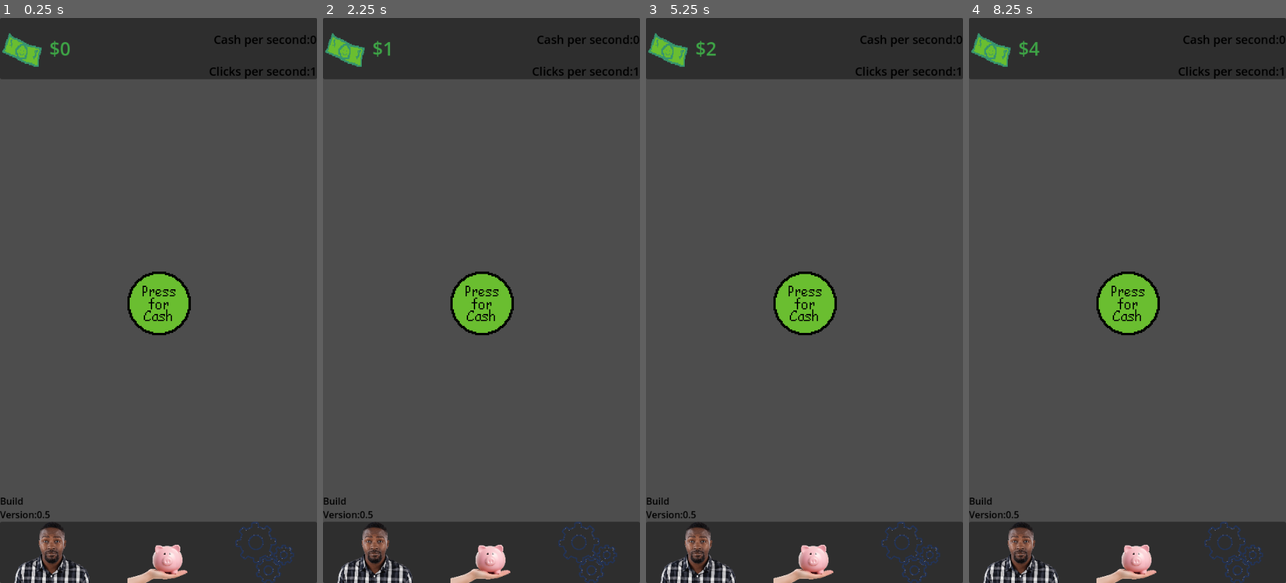
Above: before the commit, frames 1-4 (left to right).
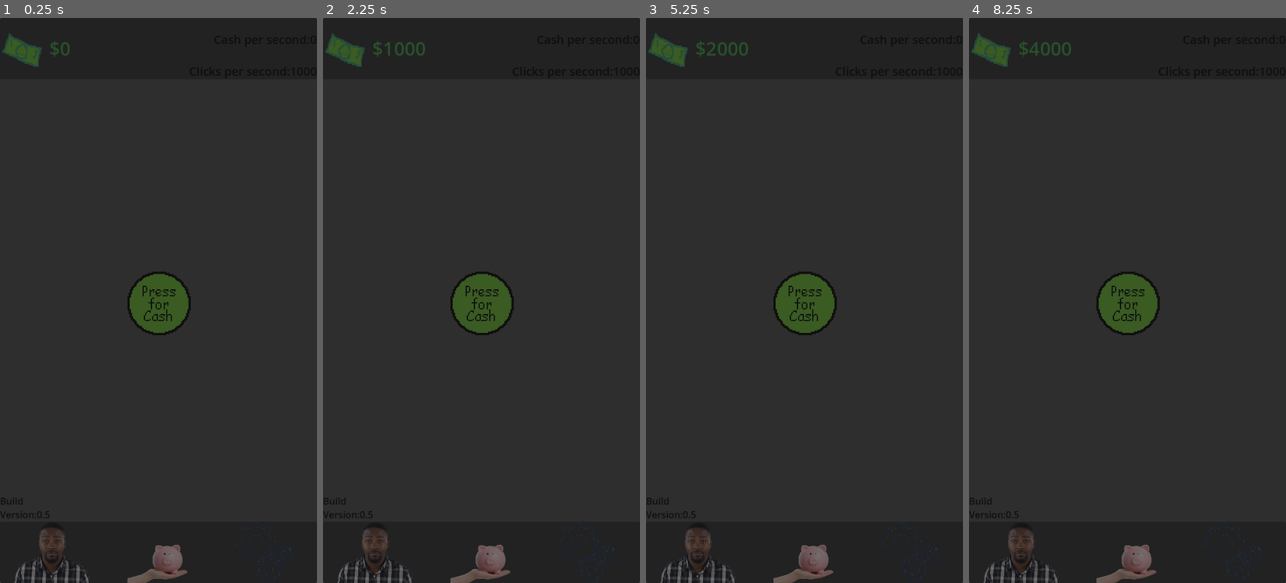
Above: after the commit, the same moments.

Repository: digitalpotato96/Clicker_Game
Game: Godot game, scene res://Scenes/Root.tscn
Two runs of this game, one before a commit and one after it. Both use one fixed random seed, a clock stepped at 60 frames per second and the inputs below.
Inputs (mouse positions are in pixels of both pictures, inside the frame that each line leads up to):
- Up to frame 1 (0.25 s): no input
- Up to frame 2 (2.25 s): click (481, 554) at 0.5 s; click (589, 554) at 1.25 s; click (481, 306) at 2 s
- Up to frame 3 (5.25 s): click (696, 554) at 2.75 s; click (696, 554) at 3.5 s; click (804, 554) at 4.25 s; click (804, 306) at 5 s
- Up to frame 4 (8.25 s): click (1019, 554) at 5.75 s; click (1127, 554) at 6.5 s; click (1127, 306) at 7.25 s; tap Enter at 8 s

The runs differ from the first frame. In frame 1, 80% of the frame differs, in the area x 0-100%, y 2-100%; in frame 2, 80%; in frame 3, 80%; in frame 4, 80%.

Commit message:
Actual v1.5
Added a basic menu, shop scene, and audio files :].

Diff:
--- a/Legacy/Scenes/Main_UI.tscn
+++ b/Legacy/Scenes/Main_UI.tscn
@@ -1,9 +1,9 @@
 [gd_scene load_steps=6 format=3 uid="uid://bwl5rqw6jhicr"]
 
 [ext_resource type="Script" uid="uid://pmofxmqdd121" path="res://Legacy/Scripts/MainUI.gd" id="1_1b2bo"]
-[ext_resource type="Texture2D" uid="uid://bblxwa3dj8uoc" path="res://Sprites/piggy.png" id="2_v2k75"]
+[ext_resource type="Texture2D" uid="uid://bblxwa3dj8uoc" path="res://Sprites/Placeholder images/piggy.png" id="2_v2k75"]
 [ext_resource type="Texture2D" uid="uid://cfvbx5510oq1o" path="res://Sprites/dollar.png" id="3_wk3fd"]
-[ext_resource type="Texture2D" uid="uid://cfovc2jo6at3l" path="res://Sprites/setting placeholder.png" id="4_w0gnm"]
+[ext_resource type="Texture2D" uid="uid://cfovc2jo6at3l" path="res://Sprites/Placeholder images/setting placeholder.png" id="4_w0gnm"]
 [ext_resource type="Texture2D" uid="uid://b52cmpthoeur0" path="res://Legacy/Assets/Point.png" id="5_v2k75"]
 
 [node name="Main ui" type="CanvasLayer"]
--- a/Legacy/Scenes/shop_scene.tscn
+++ b/Legacy/Scenes/shop_scene.tscn
@@ -6,7 +6,7 @@
 [ext_resource type="Texture2D" uid="uid://c68k5wxc7dxc2" path="res://Legacy/Assets/Shop/Spud_talk.png" id="3_jwdga"]
 [ext_resource type="Texture2D" uid="uid://cfvbx5510oq1o" path="res://Sprites/dollar.png" id="4_jwdga"]
 [ext_resource type="Texture2D" uid="uid://d0knuymwg47rp" path="res://Legacy/Assets/Shop/plank.png" id="4_nkmxo"]
-[ext_resource type="Texture2D" uid="uid://cfovc2jo6at3l" path="res://Sprites/setting placeholder.png" id="5_uxpe5"]
+[ext_resource type="Texture2D" uid="uid://cfovc2jo6at3l" path="res://Sprites/Placeholder images/setting placeholder.png" id="5_uxpe5"]
 [ext_resource type="Texture2D" uid="uid://b52cmpthoeur0" path="res://Legacy/Assets/Point.png" id="6_uxpe5"]
 
 [sub_resource type="Animation" id="Animation_bf58t"]
--- a/Scenes/Root.tscn
+++ b/Scenes/Root.tscn
@@ -4,15 +4,16 @@
 [ext_resource type="Script" uid="uid://bn8si3ceu8npx" path="res://Scripts/Counter.gd" id="1_kqog5"]
 [ext_resource type="Script" uid="uid://billr0gixlytx" path="res://Scripts/Extra.gd" id="1_oss8w"]
 [ext_resource type="Script" uid="uid://ddak1c14lxvje" path="res://Scenes/Menus_Interactions.gd" id="4_b3i5h"]
-[ext_resource type="Texture2D" uid="uid://bgixaqm1a5kbu" path="res://Sprites/Custom placeholder.png" id="4_is6ib"]
-[ext_resource type="Texture2D" uid="uid://cfovc2jo6at3l" path="res://Sprites/setting placeholder.png" id="4_oss8w"]
-[ext_resource type="Texture2D" uid="uid://bblxwa3dj8uoc" path="res://Sprites/piggy.png" id="4_pl8e4"]
-[ext_resource type="PackedScene" uid="uid://dxaurdtg58xtt" path="res://main_clciker_scene.tscn" id="4_sxhdm"]
+[ext_resource type="Texture2D" uid="uid://bgixaqm1a5kbu" path="res://Sprites/Placeholder images/Custom placeholder.png" id="4_is6ib"]
+[ext_resource type="Texture2D" uid="uid://cfovc2jo6at3l" path="res://Sprites/Placeholder images/setting placeholder.png" id="4_oss8w"]
+[ext_resource type="Texture2D" uid="uid://bblxwa3dj8uoc" path="res://Sprites/Placeholder images/piggy.png" id="4_pl8e4"]
+[ext_resource type="PackedScene" uid="uid://dxaurdtg58xtt" path="res://Scenes/main_clicker_scene.tscn" id="8_b3i5h"]
 
 [node name="Main" type="Node"]
 script = ExtResource("1_oss8w")
 
 [node name="Counter" type="PanelContainer" parent="."]
+z_index = 2
 anchors_preset = -1
 anchor_right = 1.0
 anchor_bottom = 0.052
@@ -66,6 +67,7 @@
 vertical_alignment = 2
 
 [node name="Menu-Buttons" type="PanelContainer" parent="."]
+z_index = 2
 anchors_preset = -1
 anchor_top = 0.946
 anchor_right = 1.0
@@ -100,12 +102,14 @@
 stretch_mode = 5
 
 [node name="BuildVersion" type="RichTextLabel" parent="."]
+z_index = 2
 anchors_preset = -1
 anchor_top = 0.874
-anchor_bottom = 0.891
+anchor_right = 0.215
+anchor_bottom = 1.0
 offset_top = -15.04
-offset_right = 116.0
-offset_bottom = -0.360046
+offset_right = -0.0999985
+offset_bottom = -105.0
 grow_vertical = 0
 size_flags_horizontal = 3
 theme_override_colors/default_color = Color(0, 0, 0, 1)
@@ -114,9 +118,18 @@
 fit_content = true
 vertical_alignment = 2
 
+[node name="Settings" type="Panel" parent="."]
+z_index = 3
+texture_filter = 1
+anchors_preset = 15
+anchor_right = 1.0
+anchor_bottom = 1.0
+grow_horizontal = 2
+grow_vertical = 2
+
 [node name="Added scene here" type="Node" parent="."]
 
-[node name="Main-Clciker-Scene" parent="Added scene here" instance=ExtResource("4_sxhdm")]
+[node name="Main-Clicker-Scene" parent="Added scene here" instance=ExtResource("8_b3i5h")]
 
 [connection signal="toggled" from="Menu-Buttons/HBoxContainer/Custom" to="Menu-Buttons" method="_on_custom_toggled"]
 [connection signal="pressed" from="Menu-Buttons/HBoxContainer/Shop" to="Menu-Buttons" method="_on_shop_pressed"]
--- /dev/null
+++ b/Scenes/main_clicker_scene.tscn
@@ -0,0 +1,35 @@
+[gd_scene load_steps=4 format=3 uid="uid://dxaurdtg58xtt"]
+
+[ext_resource type="Texture2D" uid="uid://ximrseswof51" path="res://Sprites/Money button.png" id="1_8bslk"]
+[ext_resource type="Script" uid="uid://2s8lhkynh6gp" path="res://Scripts/test_clicker.gd" id="2_eby46"]
+[ext_resource type="AudioStream" uid="uid://bbcys4ltrdquh" path="res://Audio/Sfx/Placeholder/A cash 1.wav" id="3_eby46"]
+
+[node name="Main-Clicker-Scene" type="Control"]
+layout_mode = 3
+anchors_preset = 15
+anchor_right = 1.0
+anchor_bottom = 1.0
+grow_horizontal = 2
+grow_vertical = 2
+
+[node name="Clicker" type="TextureButton" parent="."]
+layout_mode = 1
+anchors_preset = -1
+anchor_left = 0.401852
+anchor_top = 0.448958
+anchor_right = 0.601481
+anchor_bottom = 0.56125
+offset_right = 872.2
+offset_bottom = 872.2
+grow_horizontal = 2
+grow_vertical = 2
+scale = Vector2(0.11, 0.11)
+texture_normal = ExtResource("1_8bslk")
+stretch_mode = 0
+script = ExtResource("2_eby46")
+
+[node name="AudioStreamPlayer" type="AudioStreamPlayer" parent="."]
+stream = ExtResource("3_eby46")
+pitch_scale = 0.01
+
+[connection signal="pressed" from="Clicker" to="Clicker" method="_on_pressed"]
--- /dev/null
+++ b/Scenes/shop_scene.tscn
@@ -0,0 +1,25 @@
+[gd_scene load_steps=2 format=3 uid="uid://dsixpab08jebg"]
+
+[ext_resource type="Texture2D" uid="uid://ctwcvfvtk2bp7" path="res://Sprites/Spud/Spud-talk.png" id="1_4li1v"]
+
+[node name="Shop-Scene" type="Control"]
+layout_mode = 3
+anchors_preset = 15
+anchor_right = 1.0
+anchor_bottom = 1.0
+grow_horizontal = 2
+grow_vertical = 2
+
+[node name="Spud" type="TextureRect" parent="."]
+layout_mode = 1
+anchors_preset = 3
+anchor_left = 1.0
+anchor_top = 1.0
+anchor_right = 1.0
+anchor_bottom = 1.0
+offset_left = -235.0
+offset_top = -346.0
+offset_bottom = -95.0
+grow_horizontal = 0
+grow_vertical = 0
+texture = ExtResource("1_4li1v")
--- a/Scripts/Globals.gd
+++ b/Scripts/Globals.gd
@@ -1,7 +1,7 @@
 extends Node
 
 var cash :int = 0
-var Clicks_per_Second :int = 1
+var Clicks_per_Second :int = 1000
 var Cash_per_Second :int = 0
 
 #scenes
--- a/Scripts/test_clicker.gd
+++ b/Scripts/test_clicker.gd
@@ -2,8 +2,18 @@
 
 var CashFX = Globals.Casheffect
 
-func _on_pressed() -> void:
+func Cash_effect():
 	Globals.cash += Globals.Clicks_per_Second
 	var I_CashFX = CashFX.instantiate()
 	$"..".add_child(I_CashFX)
+pass
+
+func Cash_Soundeffect():
+	$"../AudioStreamPlayer".pitch_scale = randi_range(-1,2)
+	$"../AudioStreamPlayer".play()
+pass
+
+func _on_pressed() -> void:
+	Cash_effect()
+	Cash_Soundeffect()
 	pass # Replace with function body.
--- a/main_clciker_scene.tscn
+++ /dev/null
@@ -1,30 +0,0 @@
-[gd_scene load_steps=3 format=3 uid="uid://dxaurdtg58xtt"]
-
-[ext_resource type="Texture2D" uid="uid://ximrseswof51" path="res://Sprites/Money button.png" id="1_j748x"]
-[ext_resource type="Script" uid="uid://2s8lhkynh6gp" path="res://Scripts/test_clicker.gd" id="2_ny0ae"]
-
-[node name="Main-Clciker-Scene" type="Control"]
-layout_mode = 3
-anchors_preset = 15
-anchor_right = 1.0
-anchor_bottom = 1.0
-grow_horizontal = 2
-grow_vertical = 2
-
-[node name="Clicker" type="TextureButton" parent="."]
-layout_mode = 1
-anchors_preset = -1
-anchor_left = 0.401852
-anchor_top = 0.448958
-anchor_right = 0.601481
-anchor_bottom = 0.56125
-offset_right = 872.2
-offset_bottom = 872.2
-grow_horizontal = 2
-grow_vertical = 2
-scale = Vector2(0.11, 0.11)
-texture_normal = ExtResource("1_j748x")
-stretch_mode = 0
-script = ExtResource("2_ny0ae")
-
-[connection signal="pressed" from="Clicker" to="Clicker" method="_on_pressed"]
--- a/project.godot
+++ b/project.godot
@@ -31,10 +31,13 @@
 [file_customization]
 
 folder_colors={
+"res://Audio/": "teal",
 "res://Legacy/": "gray",
 "res://Resourses/": "red",
 "res://Scenes/": "purple",
-"res://Scripts/": "green"
+"res://Scripts/": "green",
+"res://Sprites/": "pink",
+"res://Sprites/Spud/": "orange"
 }
 
 [input]
Not shown, added: Audio/Sfx/Placeholder/A cash 1.wav.import
Not shown, added: Audio/Sfx/Placeholder/A cash 2.wav.import
Not shown, added: Audio/Sfx/Placeholder/A cash 3.wav.import
Not shown, added: Audio/Sfx/Placeholder/C cash 1.wav.import
Not shown, added: Audio/Sfx/Placeholder/Funny babble.wav.import
Not shown, removed: Sprites/Custom placeholder.png.import
Renamed: Sprites/Custom placeholder.png -> Sprites/Placeholder images/Custom placeholder.png
Not shown, added: Sprites/Placeholder images/Custom placeholder.png.import
Renamed: Sprites/piggy.png -> Sprites/Placeholder images/piggy.png
Not shown, added: Sprites/Placeholder images/piggy.png.import
Renamed: Sprites/setting placeholder.png -> Sprites/Placeholder images/setting placeholder.png
Not shown, added: Sprites/Placeholder images/setting placeholder.png.import
(and 11 more such lines)
